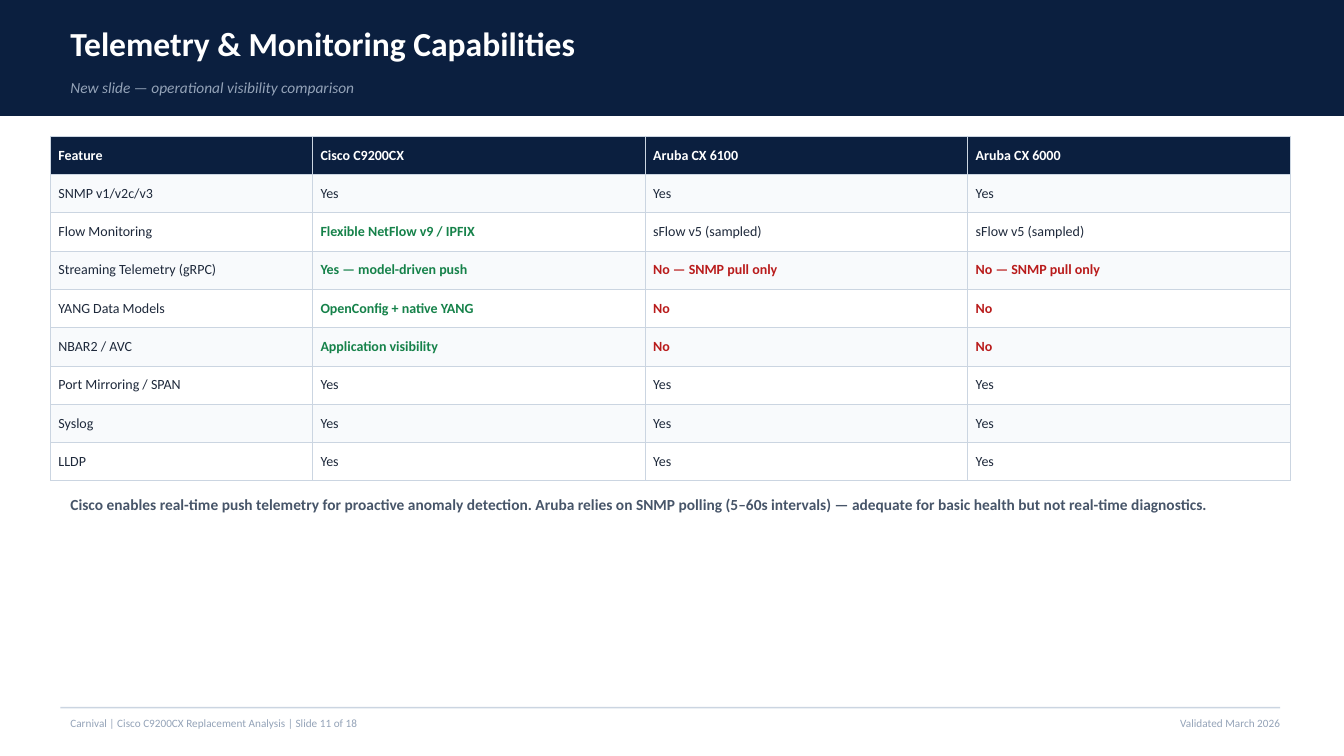
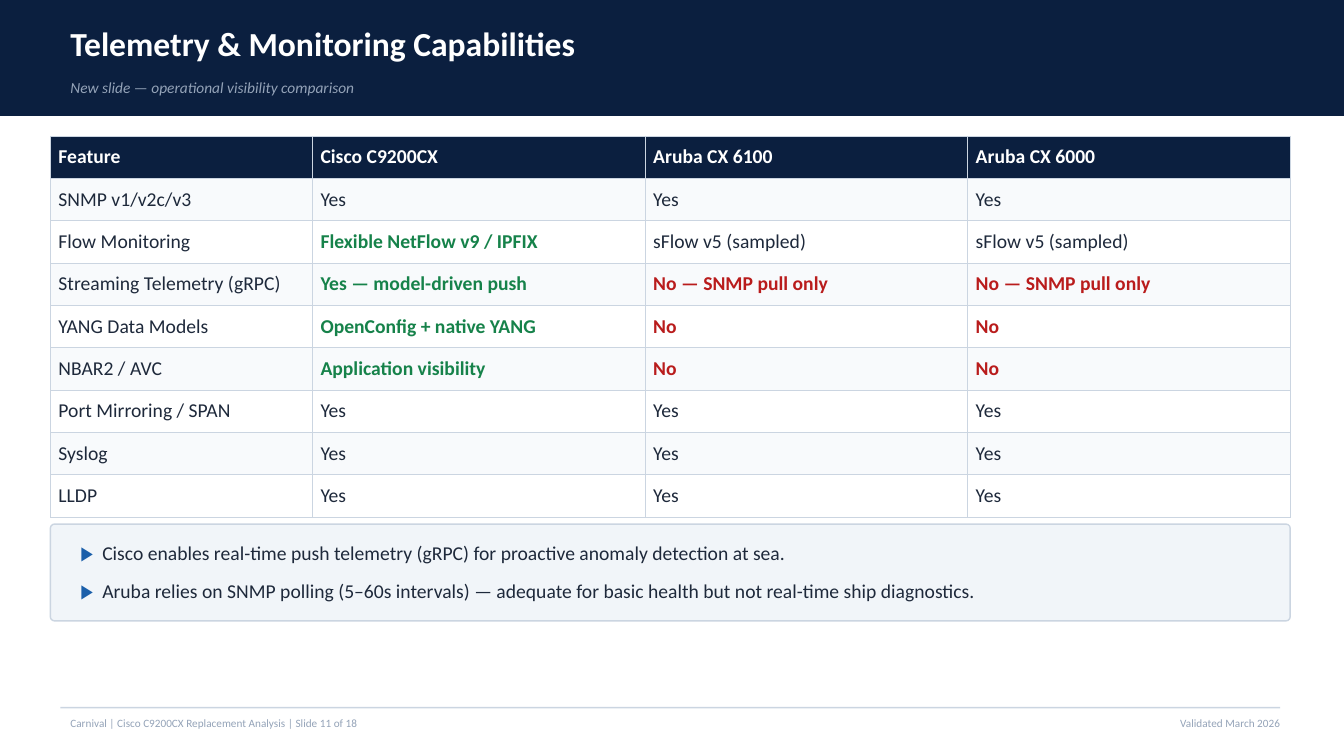
Before and after one commit to 91ped24-sketch/Comparaciones, a slide deck: slide 11 of Cisco_C9200CX_Replacement_Analysis_Validated.pptx. Drawn at 1344x756 pixels with LibreOffice and Linux fonts; fonts in the diff are those of the drawing. Boxes give left, top, right and bottom in pixels: in the first picture for what was removed or moved away, otherwise in the second. Text is boxed around its words. In the diff, an @@ line names an element or a change of style, - is before the commit and + after.

Commit message:
Font size modification

```diff
--- a/Cisco_C9200CX_Replacement_Analysis_Validated.pptx
+++ b/Cisco_C9200CX_Replacement_Analysis_Validated.pptx
@@ table at bbox=[50, 136, 1291, 506] @@
@@ size 10 to 14 pt @@
@@ rounded rectangle added at bbox=[50, 524, 1291, 621], fill #F1F5F9, outline #CBD5E1 1 pt @@
@@ text added at bbox=[102, 546, 785, 564], 14 pt, text #1E293B @@
+▶ Cisco enables real-time push telemetry (gRPC) for proactive anomaly detection at sea.
@@ text at bbox=[102, 584, 974, 602]: text changed; size 11 to 14 pt; text colour #475569 to #1E293B; bold off @@
-Cisco enables real-time push telemetry for proactive anomaly detection. Aruba relies on SNMP polling (5–60s intervals) — adequate for basic health but not real-time diagnostics.
+▶ Aruba relies on SNMP polling (5–60s intervals) — adequate for basic health but not real-time ship diagnostics.
```
Also in this commit, not shown: 16 other slides changed.
